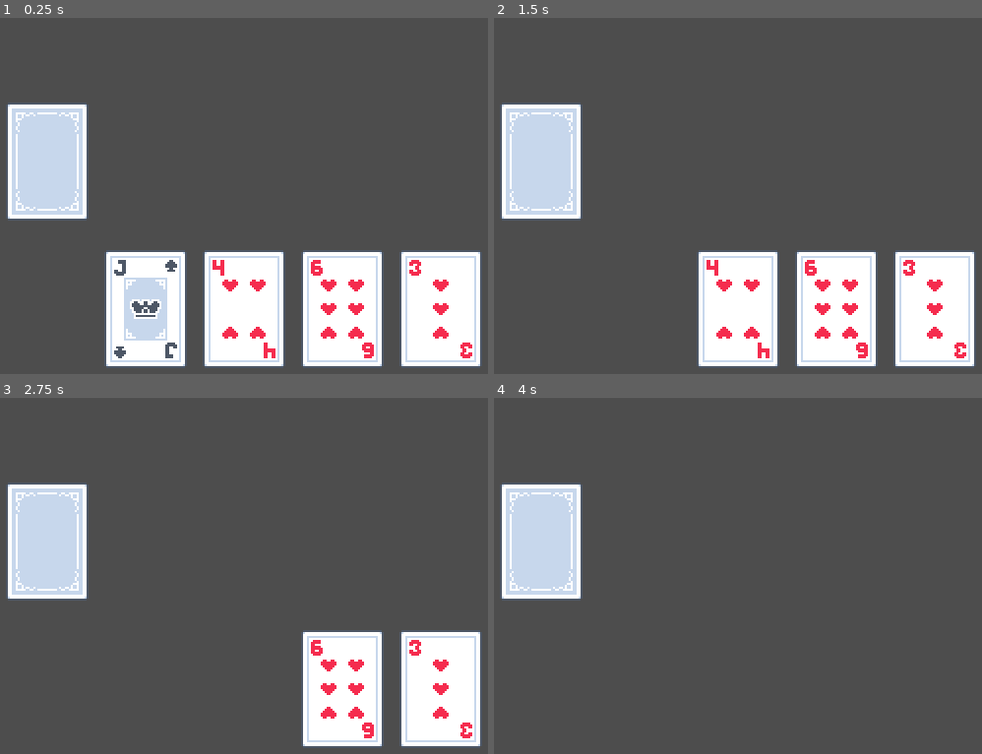
Above: before the commit, frames 1-4 (two rows, left to right).
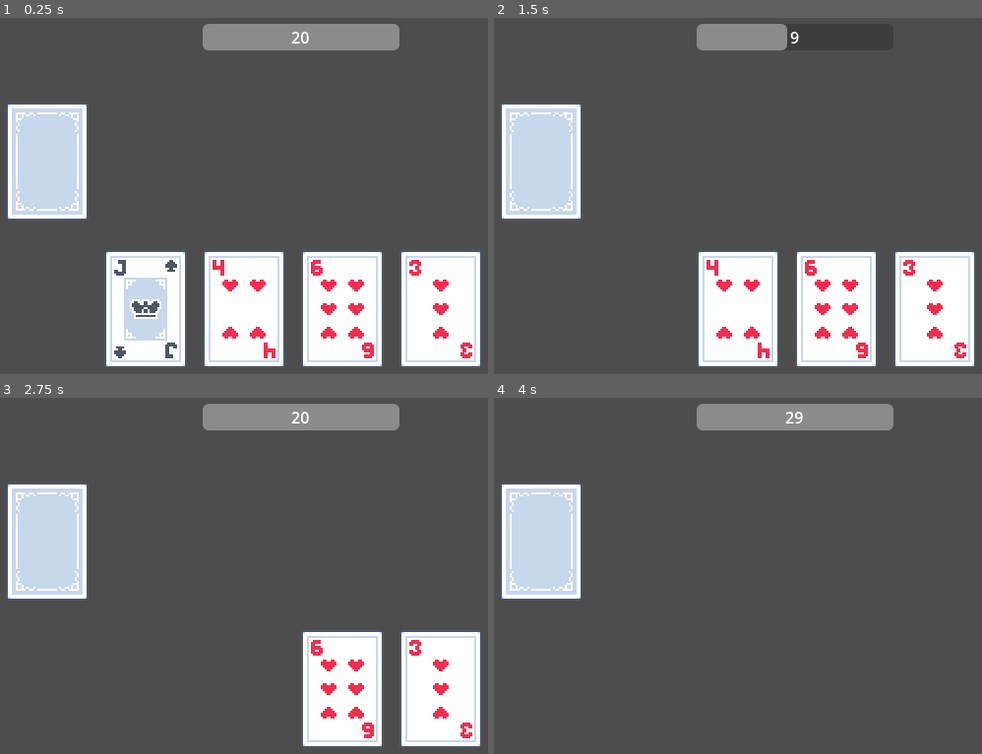
Above: after the commit, the same moments.

Repository: mateushhh/scoundrel
Game: Godot game, scene res://scenes/game.tscn
Same seed, same stepped clock (60 frames per second), same inputs: the game is played once before the commit and once after it.
Inputs (mouse positions are in pixels of both pictures, inside the frame that each line leads up to):
- Up to frame 1 (0.25 s): no input
- Up to frame 2 (1.5 s): tap Enter at 0.5 s; move the mouse to (542, 160) at 0.52 s; press the mouse at (542, 160) at 0.53 s; tap Space at 1.25 s; move the mouse to (640, 309) at 1.27 s; release the mouse at (640, 309) at 1.28 s; click (640, 309) at 1.35 s
- Up to frame 3 (2.75 s): tap Enter at 2 s; move the mouse to (244, 689) at 2.02 s; press the mouse at (244, 689) at 2.03 s
- Up to frame 4 (4 s): tap Space at 2.75 s; move the mouse to (835, 689) at 2.77 s; release the mouse at (835, 689) at 2.78 s; click (835, 689) at 2.85 s; tap Enter at 3.5 s; move the mouse to (933, 689) at 3.52 s; press the mouse at (933, 689) at 3.53 s

The runs differ from the first frame. In frame 1, 3.0% of the frame differs, in the area x 41-82%, y 1-10%; in frame 2, 1.4%; in frame 3, 3.0%; in frame 4, 3.0%.

Commit message:
Added health bar

Diff:
--- a/scenes/game.tscn
+++ b/scenes/game.tscn
@@ -6,6 +6,38 @@
 
 [node name="Game" type="Node2D"]
 script = ExtResource("1_yqjtg")
+
+[node name="Control" type="Control" parent="."]
+layout_direction = 2
+layout_mode = 3
+anchors_preset = 0
+offset_right = 800.0
+offset_bottom = 600.0
+mouse_filter = 1
+
+[node name="HealthBar" type="ProgressBar" parent="Control"]
+layout_mode = 1
+anchors_preset = 5
+anchor_left = 0.5
+anchor_right = 0.5
+offset_left = -100.0
+offset_top = 20.0
+offset_right = 100.0
+offset_bottom = 47.0
+grow_horizontal = 2
+size_flags_horizontal = 4
+max_value = 20.0
+step = 1.0
+value = 15.0
+show_percentage = false
+
+[node name="HealthValue" type="Label" parent="Control/HealthBar"]
+layout_mode = 0
+offset_right = 200.0
+offset_bottom = 27.0
+text = "15"
+horizontal_alignment = 1
+vertical_alignment = 1
 
 [node name="Deck" parent="." instance=ExtResource("2_yqjtg")]
 position = Vector2(100, 100)
@@ -24,25 +56,3 @@
 [node name="Card4" parent="." instance=ExtResource("1_uwrxv")]
 position = Vector2(500, 250)
 rank = 4
-
-[node name="Control" type="Control" parent="."]
-layout_direction = 2
-layout_mode = 3
-anchors_preset = 0
-offset_right = 800.0
-offset_bottom = 600.0
-
-[node name="ProgressBar" type="ProgressBar" parent="Control"]
-layout_mode = 1
-anchors_preset = 5
-anchor_left = 0.5
-anchor_right = 0.5
-offset_left = -100.0
-offset_top = 20.0
-offset_right = 100.0
-offset_bottom = 47.0
-grow_horizontal = 2
-size_flags_horizontal = 4
-max_value = 20.0
-step = 1.0
-value = 15.0
--- a/scripts/card.gd
+++ b/scripts/card.gd
@@ -74,6 +74,7 @@
 
 func _on_area_2d_input_event(viewport: Node, event: InputEvent, shape_idx: int) -> void:
 	if (event.is_action_pressed("click")):
+		print("card clicked card.gd")
 		#action()
 		card_clicked.emit(self)
 		viewport.set_input_as_handled()
--- a/scripts/game.gd
+++ b/scripts/game.gd
@@ -16,8 +16,9 @@
 var last_weapon_use: int = 0
 
 func _ready() -> void:
-	var children = $".".get_children()
-	for child in children:
+	#Remove placeholders from the scene
+	var placeholder_children = [$Deck, $Card, $Card2, $Card3, $Card4]
+	for child in placeholder_children:
 		remove_child(child)
 
 	deck = deck_scene.instantiate()
@@ -36,6 +37,11 @@
 	update_visuals()
 
 func update_visuals():
+	var health_bar = $Control/HealthBar
+	var health_value = $Control/HealthBar/HealthValue
+	health_bar.value = health
+	health_value.text = str(health)
+
 	var i = 0
 	for card in cards:
 		card.position = Vector2(card_pos_x + i * card_gap_x, card_pos_y)
@@ -44,7 +50,6 @@
 func _on_card_clicked(card: Card):
 	print("clicked card: ", card.colour, " ", card.suit, " ", card.rank)
 	var card_rank = card.rank
-	# Ace
 	if(card.rank == 1):
 		card_rank = 14
 	if(card.colour == Card.Colour.BLACK):
@@ -53,6 +58,7 @@
 			health -= max(0, card_rank - weapon)
 		else:
 			health -= card_rank
+		health = max(0, health)
 	elif(card.suit == Card.Suit.HEARTS):
 		print("heal ", card_rank, " hp")
 		health = max(20, health + card_rank)
@@ -61,6 +67,7 @@
 		weapon = card_rank
 		last_weapon_use = 0
 	$".".remove_child(card)
+	update_visuals()
 	return
 
 func _on_deck_clicked():
